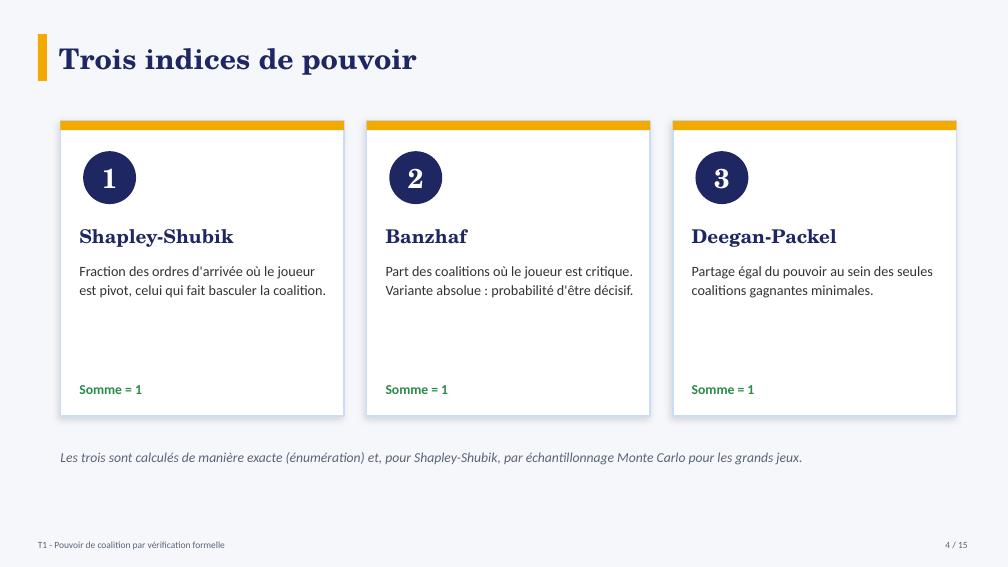
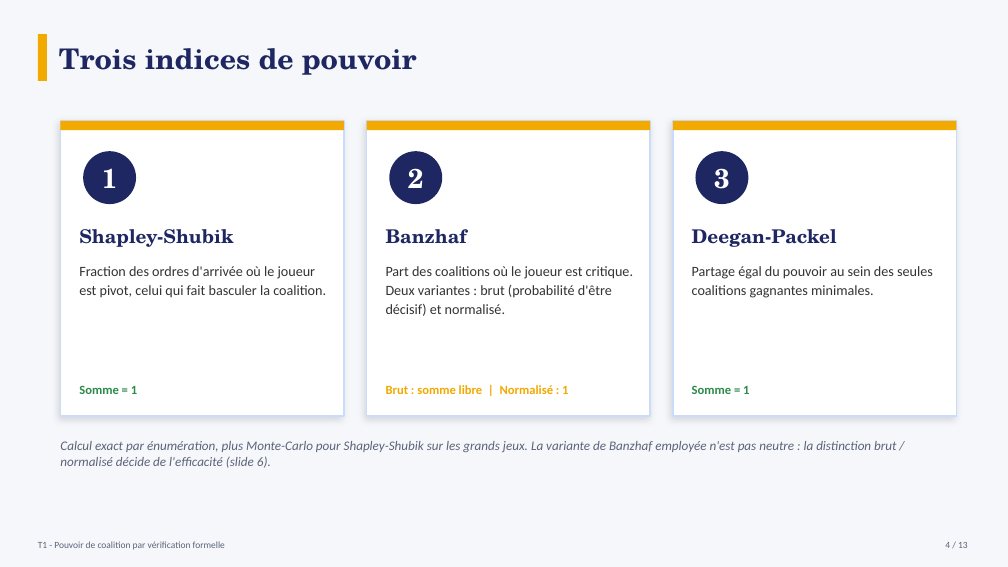
Before and after one commit to kaelag/pouvoir-de-coalition, a slide deck: slide 4 of presentation.pptx. Drawn at 1008x567 pixels with LibreOffice and Linux fonts; fonts in the diff are those of the drawing. Boxes give left, top, right and bottom in pixels: in the first picture for what was removed or moved away, otherwise in the second. Text is boxed around its words. In the diff, an @@ line names an element or a change of style, - is before the commit and + after.

```diff
--- a/presentation.pptx
+++ b/presentation.pptx
@@ text at (x1=386, y1=266, x2=633, y2=316): text changed @@
-Part des coalitions où le joueur est critique. Variante absolue : probabilité d'être décisif.
+Part des coalitions où le joueur est critique. Deux variantes : brut (probabilité d'être décisif) et normalisé.
@@ text "Somme = 1" at (x1=79, y1=385, x2=137, y2=394): size 13 to 12 pt @@
@@ text at (x1=386, y1=385, x2=568, y2=394): text changed; size 13 to 12 pt; text colour #2C8A4A to #F2A900 @@
-Somme = 1
+Brut : somme libre | Normalisé : 1
@@ text "Somme = 1" at (x1=692, y1=385, x2=749, y2=394): size 13 to 12 pt @@
@@ text at (x1=60, y1=441, x2=896, y2=468): text changed; size 13 to 12.5 pt @@
-Les trois sont calculés de manière exacte (énumération) et, pour Shapley-Shubik, par échantillonnage Monte Carlo pour les grands jeux.
+Calcul exact par énumération, plus Monte-Carlo pour Shapley-Shubik sur les grands jeux. La variante de Banzhaf employée n'est pas neutre : la distinction brut / normalisé décide de l'efficacité (slide 6).
```
Also in this commit, not shown: 10 other slides changed, 1 slide added, 3 slides removed, 1 other file.
